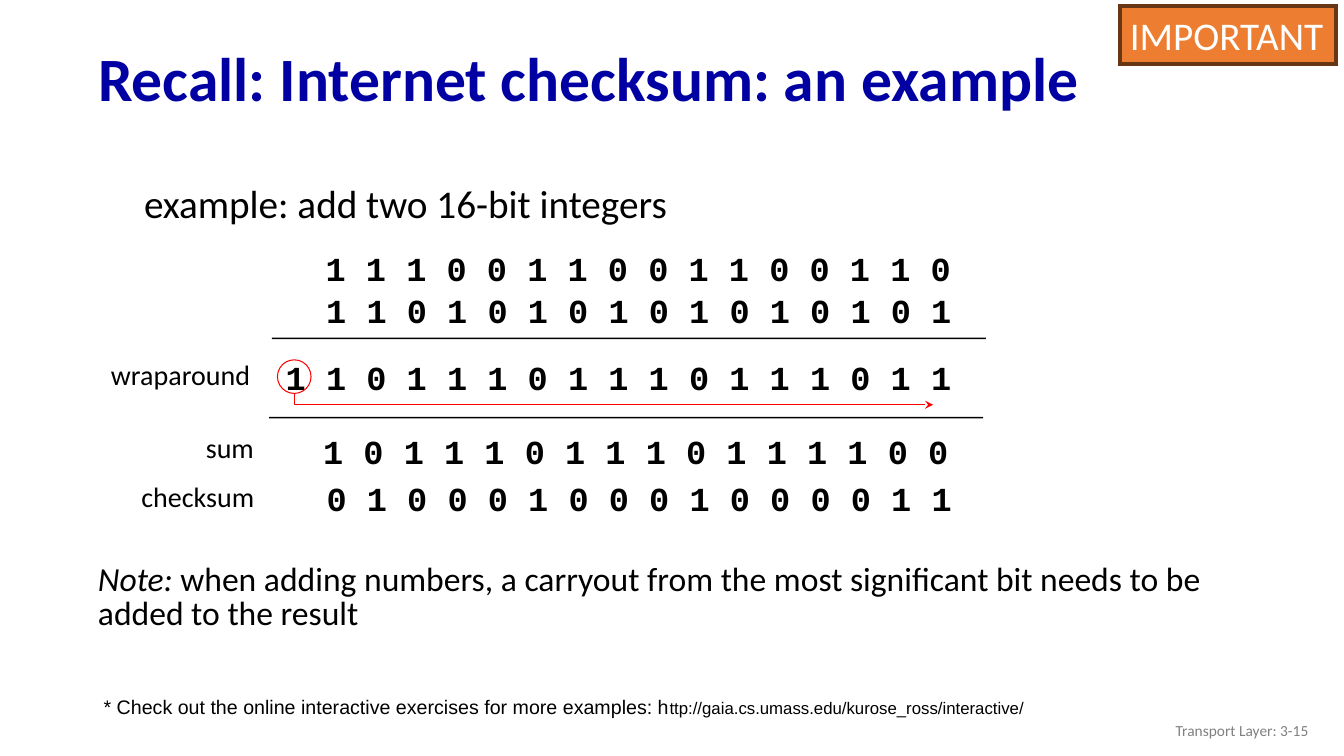
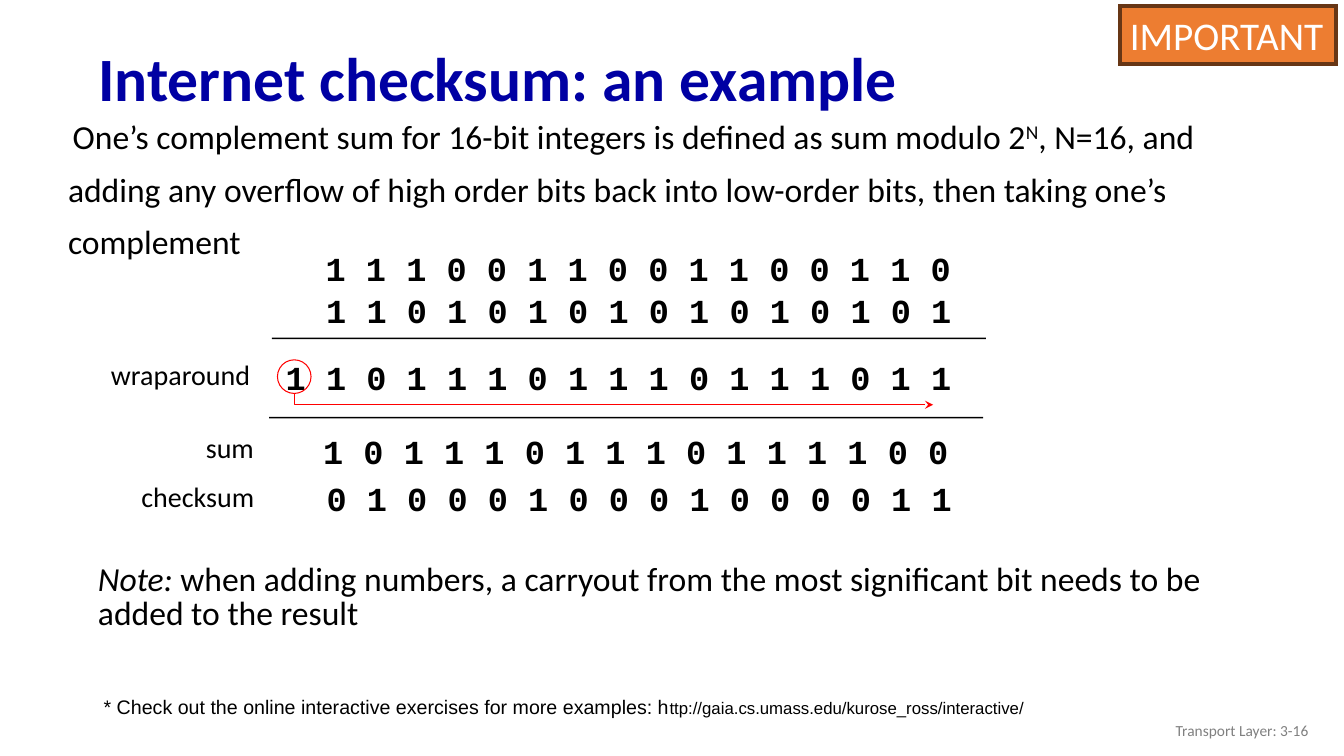
Before and after one commit to guhofstra/CSC175, a slide deck: slide 16 of PPTs/6.1 6.2 Introduction Error-Detection and -Correction Techniques.pptx (slide 15 before the commit). Drawn at 1344x756 pixels with LibreOffice and Linux fonts; fonts in the diff are those of the drawing. Boxes give left, top, right and bottom in pixels: in the first picture for what was removed or moved away, otherwise in the second. Text is boxed around its words. In the diff, an @@ line names an element or a change of style, - is before the commit and + after.

```diff
--- a/PPTs/6.1 6.2 Introduction Error-Detection and -Correction Techniques.pptx
+++ b/PPTs/6.1 6.2 Introduction Error-Detection and -Correction Techniques.pptx
@@ title at (98,57,897,111): text changed @@
-Recall: Internet checksum: an example
+Internet checksum: an example
@@ text at (68,125,1194,260): text changed; size 28 to 24 pt @@
-example: add two 16-bit integers
+One’s complement sum for 16-bit integers is defined as sum modulo 2N, N=16, and adding any overflow of high order bits back into low-order bits, then taking one’s complement
@@ text at (1176,725,1308,739): text changed @@
-Transport Layer: 3-15
+Transport Layer: 3-16
```
Also in this commit, not shown: 4 other slides changed, 4 slides added, 20 other files.
